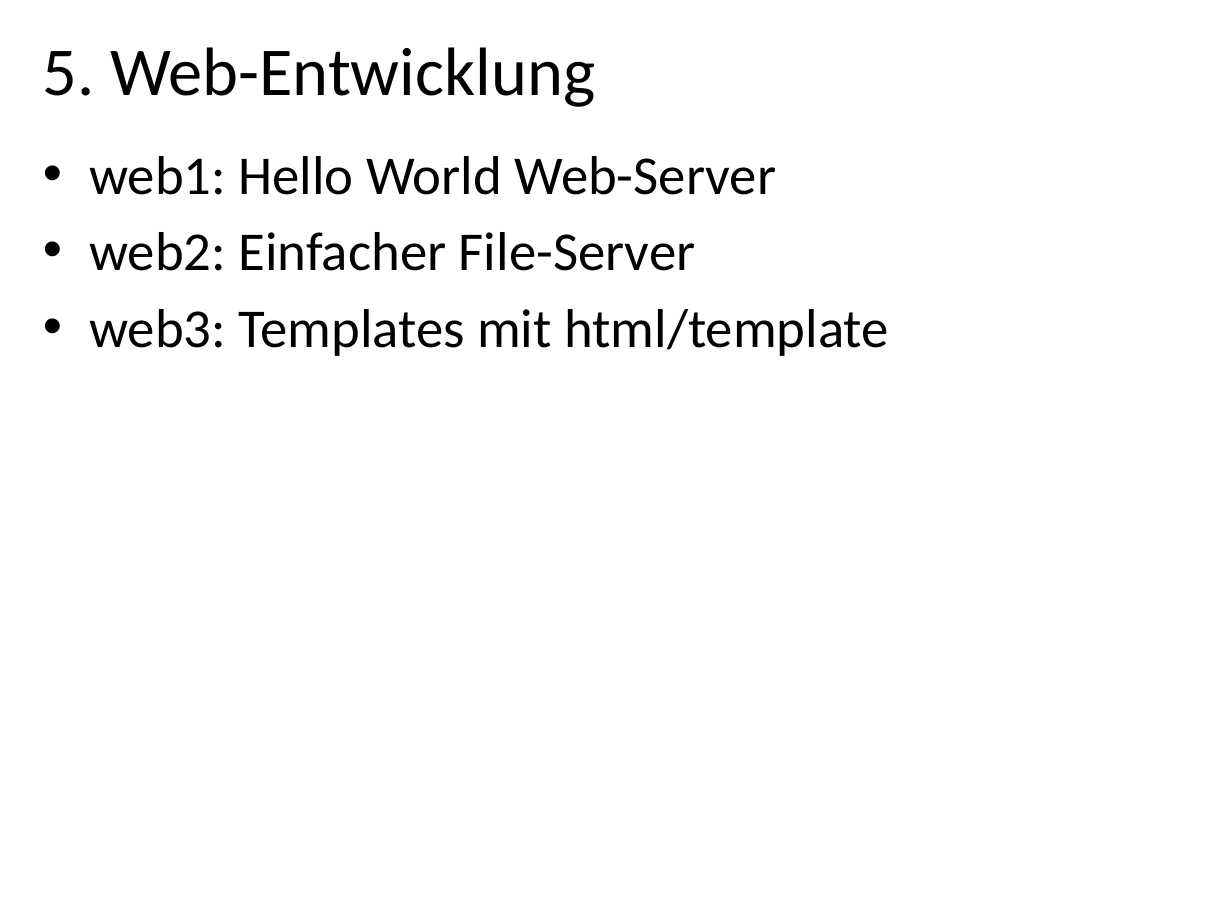
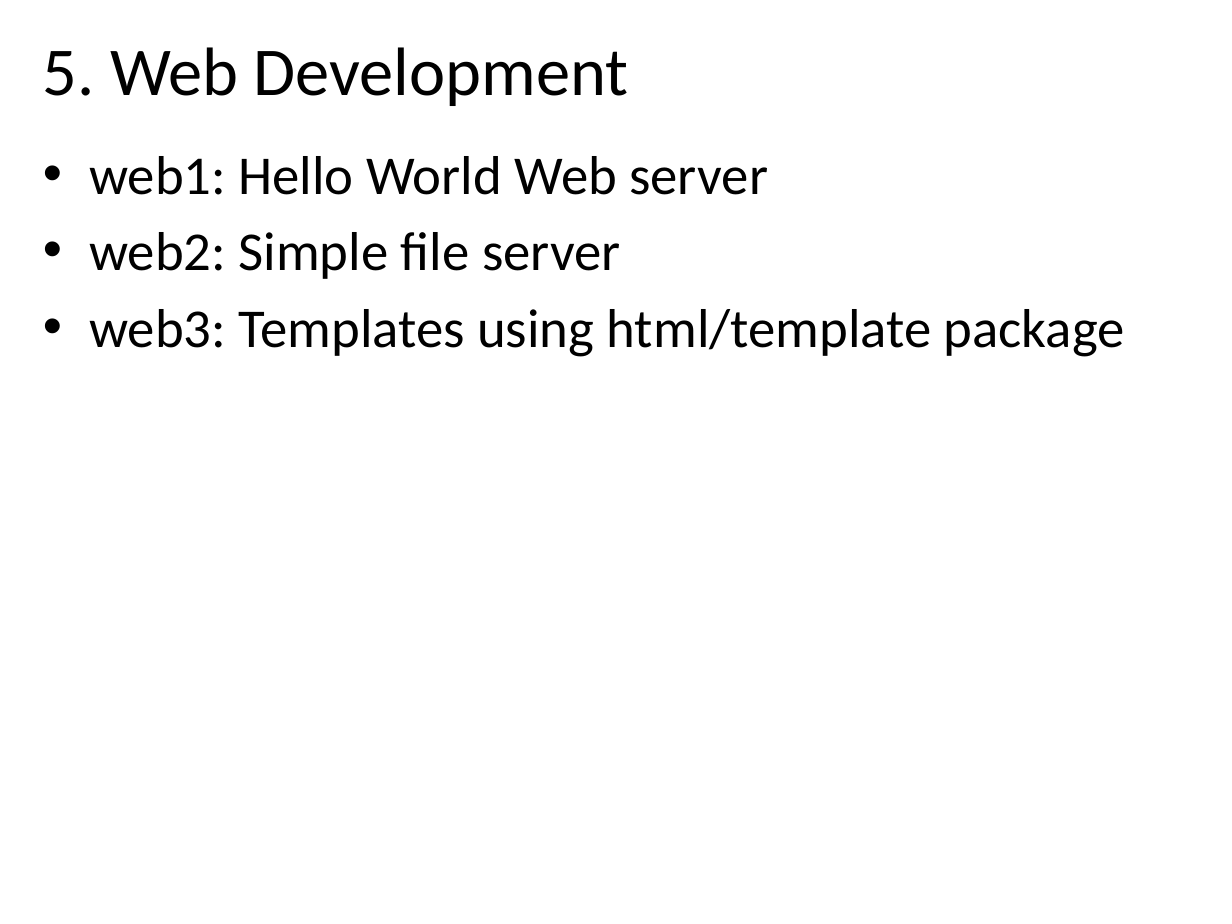
Before and after one commit to danbim/go-talk, a slide deck: slide 31 of intro-to-go.pptx (slide 25 before the commit). Drawn at 1232x924 pixels with LibreOffice and Linux fonts; fonts in the diff are those of the drawing; background and template pictures are left out. Boxes give left, top, right and bottom in pixels: in the first picture for what was removed or moved away, otherwise in the second. Text is boxed around its words. In the diff, an @@ line names an element or a change of style, - is before the commit and + after.

```diff
--- a/intro-to-go.pptx
+++ b/intro-to-go.pptx
@@ title at (43, 47, 628, 106): text changed @@
-5. Web-Entwicklung
+5. Web Development
@@ text at (89, 156, 1125, 357): text changed @@
-• web1: Hello World Web-Server
-• web2: Einfacher File-Server
-• web3: Templates mit html/template
+• web1: Hello World Web server
+• web2: Simple file server
+• web3: Templates using html/template package
```
Also in this commit, not shown: 20 other slides changed, 6 slides added, 4 other files.
